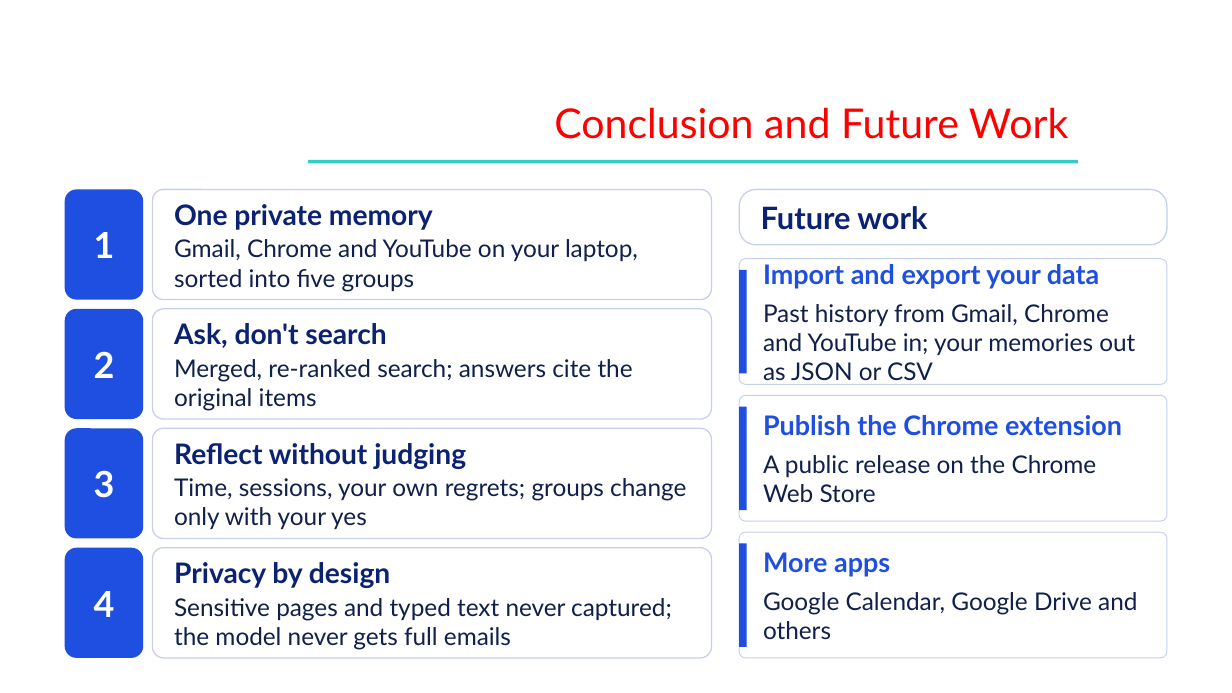
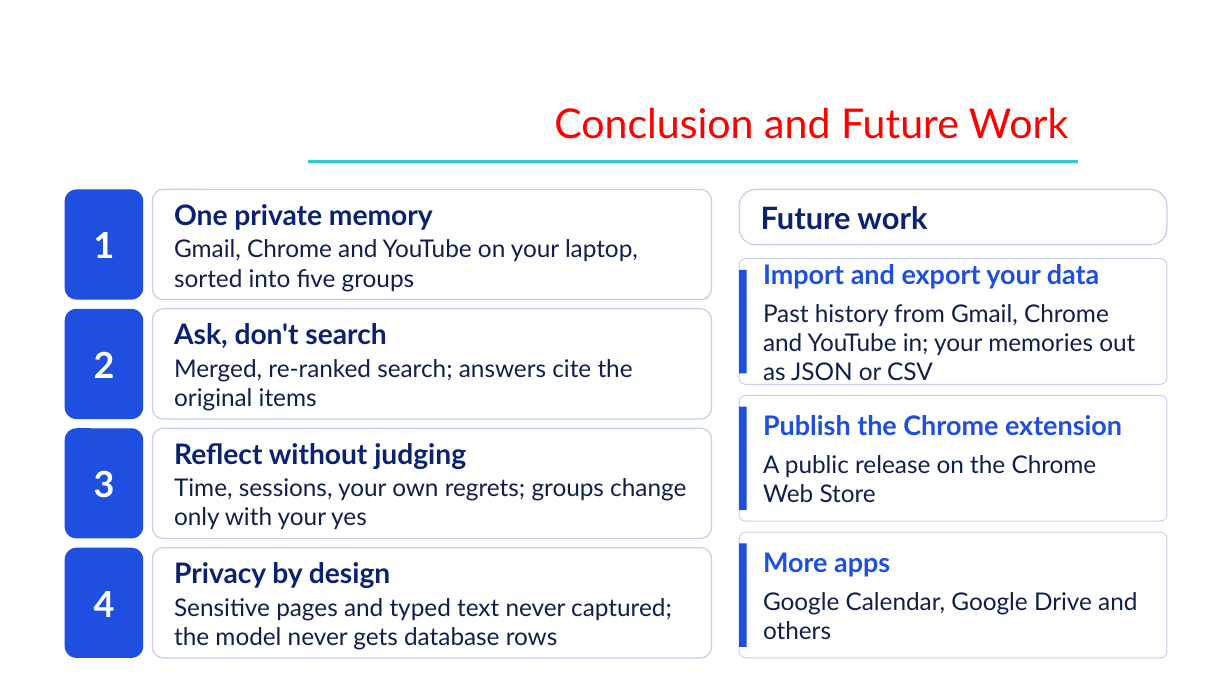
Before and after one commit to Shehzaad-khan/Efficient-Contextualized-History-Orchestrator-E.C.H.O, a slide deck: slide 18 of docs/Phase III/ECHO_Phase3_Review3.pptx. Drawn at 1232x693 pixels with LibreOffice and Linux fonts; fonts in the diff are those of the drawing; background and template pictures are left out. Boxes give left, top, right and bottom in pixels: in the first picture for what was removed or moved away, otherwise in the second. Text is boxed around its words. In the diff, an @@ line names an element or a change of style, - is before the commit and + after.

```diff
--- a/docs/Phase III/ECHO_Phase3_Review3.pptx
+++ b/docs/Phase III/ECHO_Phase3_Review3.pptx
@@ text in rounded rectangle at [174,598,672,650]: text changed @@
-Sensitive pages and typed text never captured; the model never gets full emails
+Sensitive pages and typed text never captured; the model never gets database rows
```
Also in this commit, not shown: 10 other slides changed, 13 other files.
